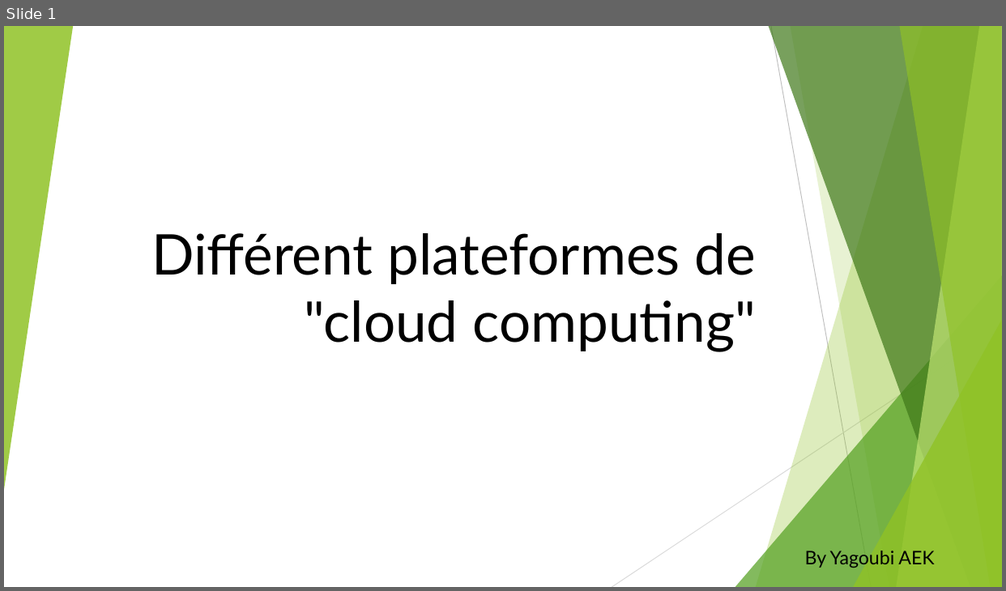
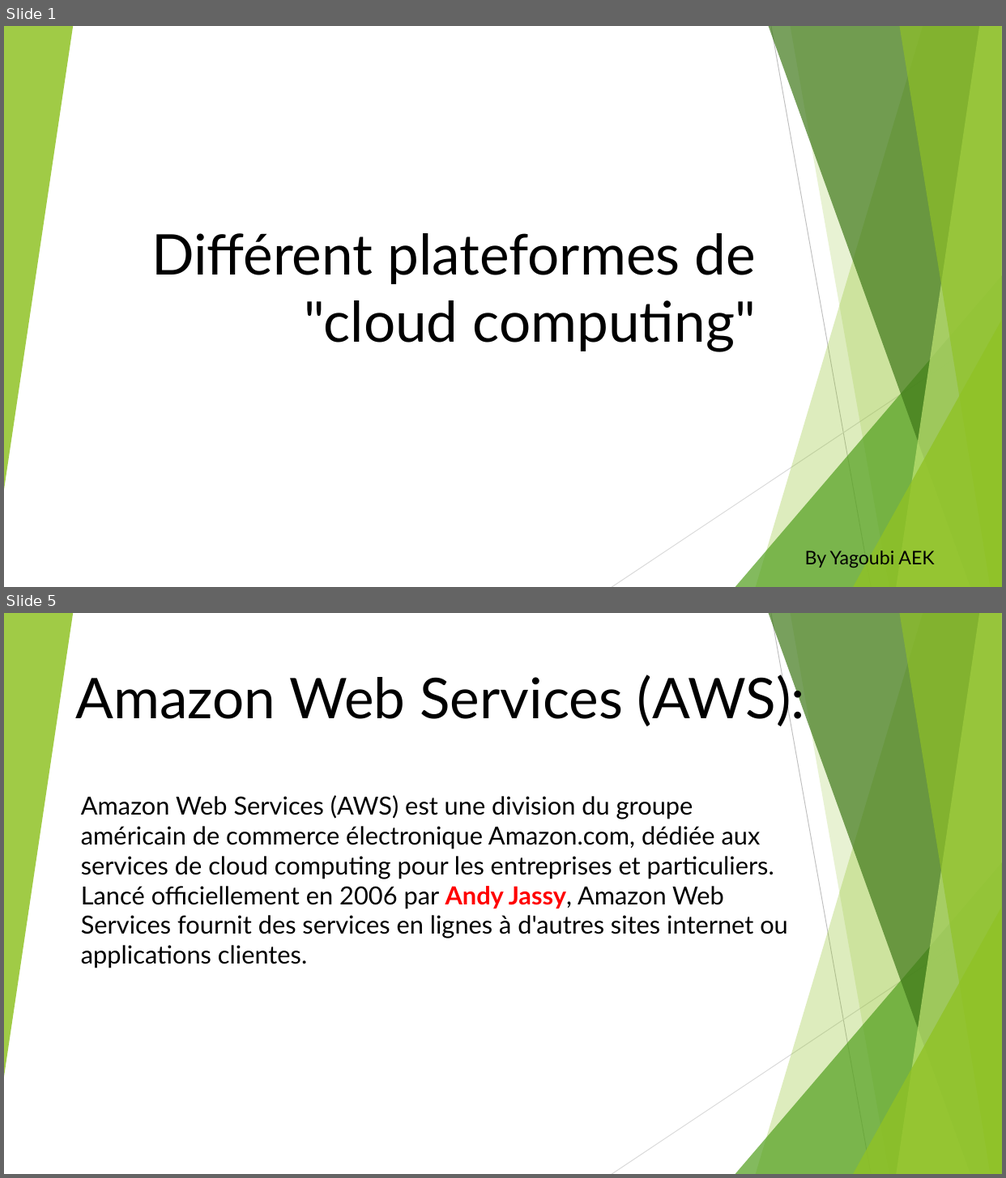
Before and after one commit to yagoubigithub/silde, a slide deck: différent plateformes de.pptx. Shown one above the other, each under a label of ours: slide 1 before the commit, slides 1 and 5 after it; the slides between them are not shown. The pictures are 1006x591 and 1006x1178 pixels, drawn with LibreOffice and Linux fonts; fonts in the diff are those of the drawing. Boxes give left, top, right and bottom in pixels: in the first picture for what was removed or moved away, otherwise in the second. Text is boxed around its words. In the diff, an @@ line names an element or a change of style, - is before the commit and + after.

```diff
--- a/différent plateformes de.pptx
+++ b/différent plateformes de.pptx
@@ slide 5 added at bbox=[4, 613, 1002, 1174], background #FFFFFF; not listed: 10 template elements that a slide beside it also shows @@
@@ text added at bbox=[76, 670, 805, 729], 54 pt, text #000000 @@
+Amazon Web Services (AWS):
@@ text added at bbox=[81, 795, 788, 969], 24 pt, text #000000 @@
+Amazon Web Services (AWS) est une division du groupe américain de commerce électronique Amazon.com, dédiée aux services de cloud computing pour les entreprises et particuliers.
+Lancé officiellement en 2006 par Andy Jassy, Amazon Web Services fournit des services en lignes à d'autres sites internet ou applications clientes.
```
Also in this commit, not shown: 1 slide changed, 7 other slides added, 1 slide removed.
